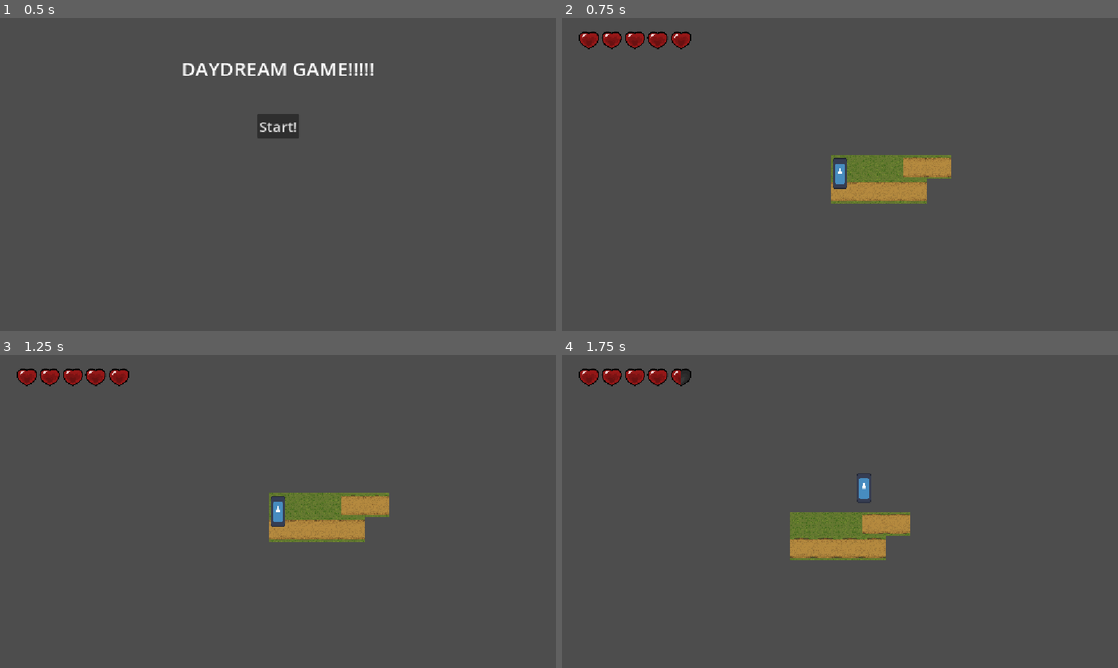
Above: before the commit, frames 1-4 (two rows, left to right).
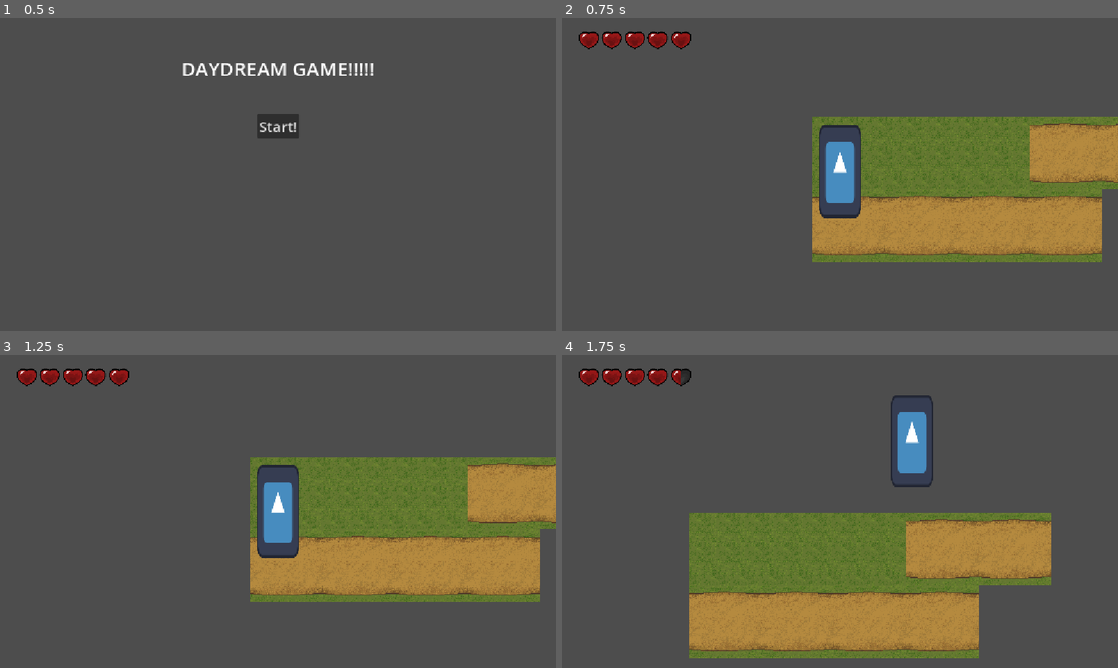
Above: after the commit, the same moments.

Repository: Dekoder-py/DaydreamProject
Game: Godot game, scene res://scenes/start_menu.tscn
Two runs of this game, one before a commit and one after it. Both use one fixed random seed, a clock stepped at 60 frames per second and the inputs below. The engine's default icon, where the game draws it, is replaced by a stand-in: a white triangle on a blue panel in a dark square.
Inputs:
- Up to frame 1 (0.5 s): no input
- Up to frame 2 (0.75 s): click "Start!" at 0.5 s
- Up to frame 3 (1.25 s): no input
- Up to frame 4 (1.75 s): tap Enter at 1.25 s; hold Right (right) from 1.28 s (still down); tap X (shoot) at 1.35 s; tap W (jump) at 1.52 s

Frame 1 is identical in both runs. In frame 2, 23% of the frame differs, in the area x 45-100%, y 31-78%; in frame 3, 23%; in frame 4, 28%, in the area x 22-88%, y 12-97%.

Commit message:
update camera zoom

Diff:
--- a/scenes/player.tscn
+++ b/scenes/player.tscn
@@ -19,7 +19,7 @@
 shape = SubResource("RectangleShape2D_dqkch")
 
 [node name="Camera" type="Camera2D" parent="."]
-zoom = Vector2(0.5, 0.5)
+zoom = Vector2(1.5, 1.5)
 position_smoothing_enabled = true
 
 [node name="JumpSound" type="AudioStreamPlayer" parent="."]
